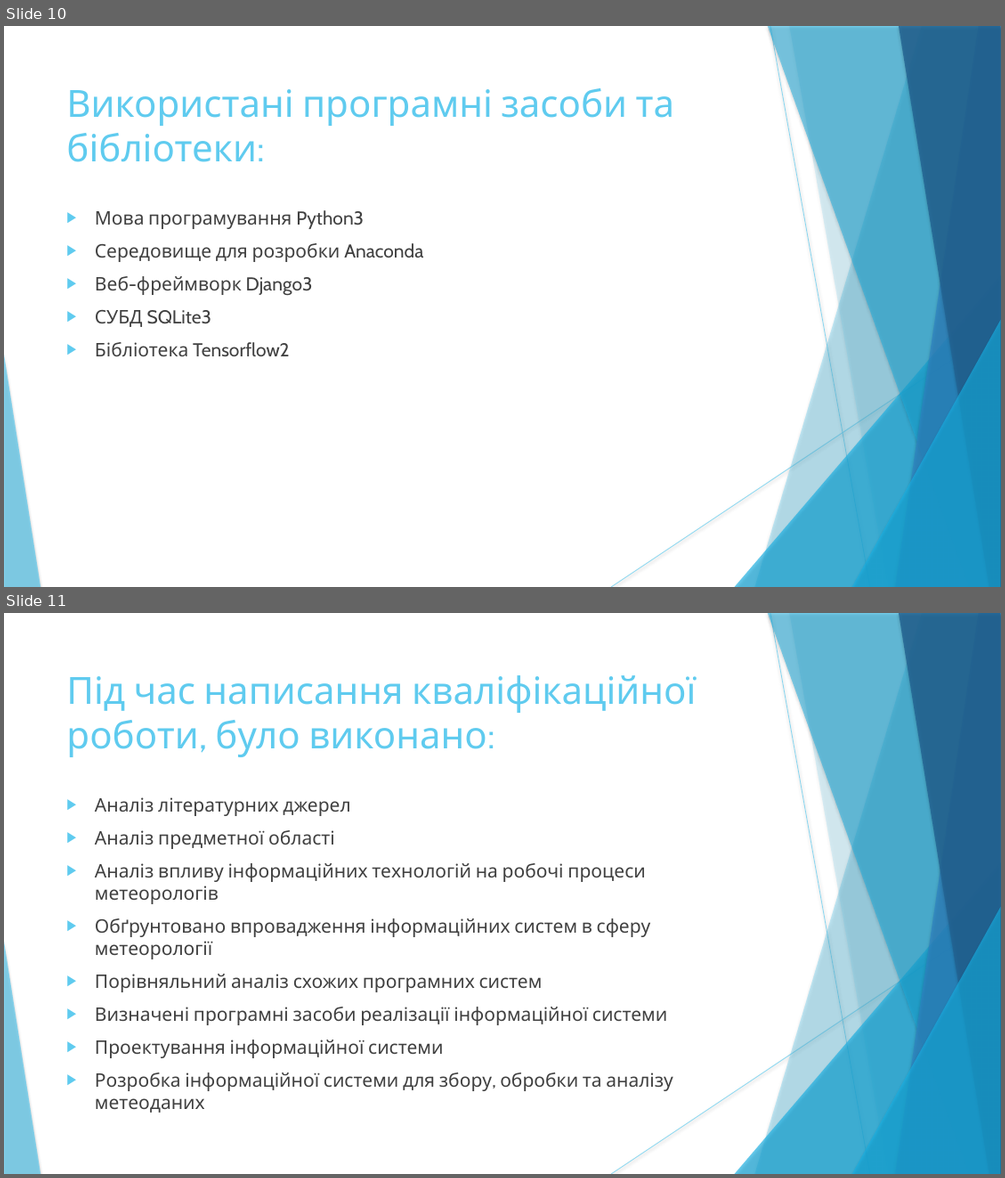
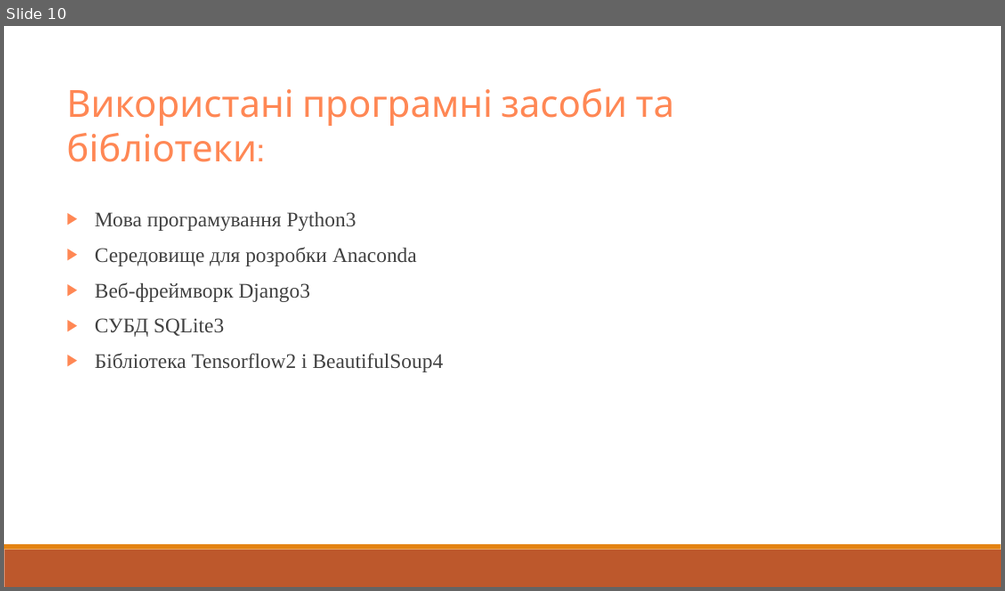
Before and after one commit to CodeMonsterPedro/Docs, a slide deck: demo.pptx. Shown one above the other, each under a label of ours: slides 10 and 11 before the commit, slide 10 after it. The pictures are 1005x1178 and 1005x591 pixels, drawn with LibreOffice and Linux fonts; fonts in the diff are those of the drawing. Boxes give left, top, right and bottom in pixels: in the first picture for what was removed or moved away, otherwise in the second. Text is boxed around its words. In the diff, an @@ line names an element or a change of style, - is before the commit and + after.

```diff
--- a/demo.pptx
+++ b/demo.pptx
@@ slide 11 removed at <box>4,613,1001,1174</box>, background #FFFFFF; not listed: 10 template elements that a slide beside it also shows @@
@@ text removed at <box>66,675,696,757</box> @@
-Під час написання кваліфікаційної роботи, було виконано:
@@ text removed at <box>95,797,673,1112</box> @@
-▶ Аналіз літературних джерел
-▶ Аналіз предметної області
-▶ Аналіз впливу інформаційних технологій на робочі процеси метеорологів
-▶ Обґрунтовано впровадження інформаційних систем в сферу метеорології
-▶ Порівняльний аналіз схожих програмних систем
-▶ Визначені програмні засоби реалізації інформаційної системи
-▶ Проектування інформаційної системи
-▶ Розробка інформаційної системи для збору, обробки та аналізу метеоданих
@@ slide 10 changed as well @@
@@ text "Використані програмні засоби та бібліотеки:" at <box>66,88,675,162</box>: text colour #5FCBEF to #FF8754 @@
@@ text at <box>95,212,417,337</box>: size 18 to 20 pt, font Cabin to Times New Roman in "Мова програмування Python3", "Середовище для розробки Anaconda", "Веб-фреймворк Django3", "СУБД SQLite3"; bullet colour #5FCBEF to #FF8754 @@
@@ group removed at <box>4,26,1001,587</box>: 5 freeform shapes, 3 triangles, 2 lines @@
@@ text at <box>95,353,444,372</box>: text changed; size 18 to 20 pt; font Cabin to Times New Roman @@
-▶ Бібліотека Tensorflow2
+▶ Бібліотека Tensorflow2 і BeautifulSoup4
@@ rectangle added at <box>4,549,1001,587</box>, fill #BD582C @@
@@ rectangle added at <box>4,544,1001,549</box>, fill #E48312 @@
```
Also in this commit, not shown: 7 other slides changed, 3 slides added, 2 other slides removed, 7 other files.
